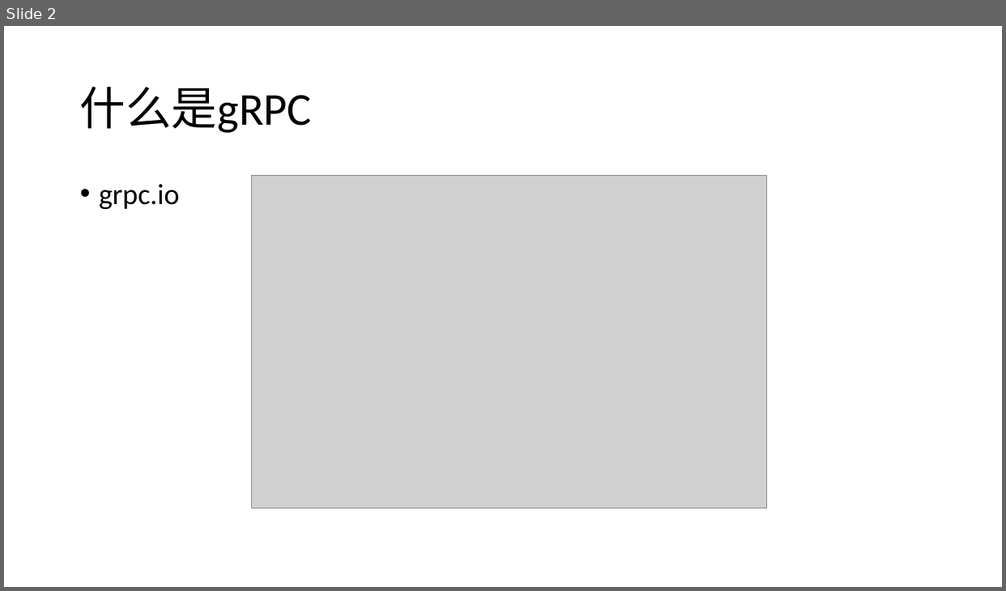
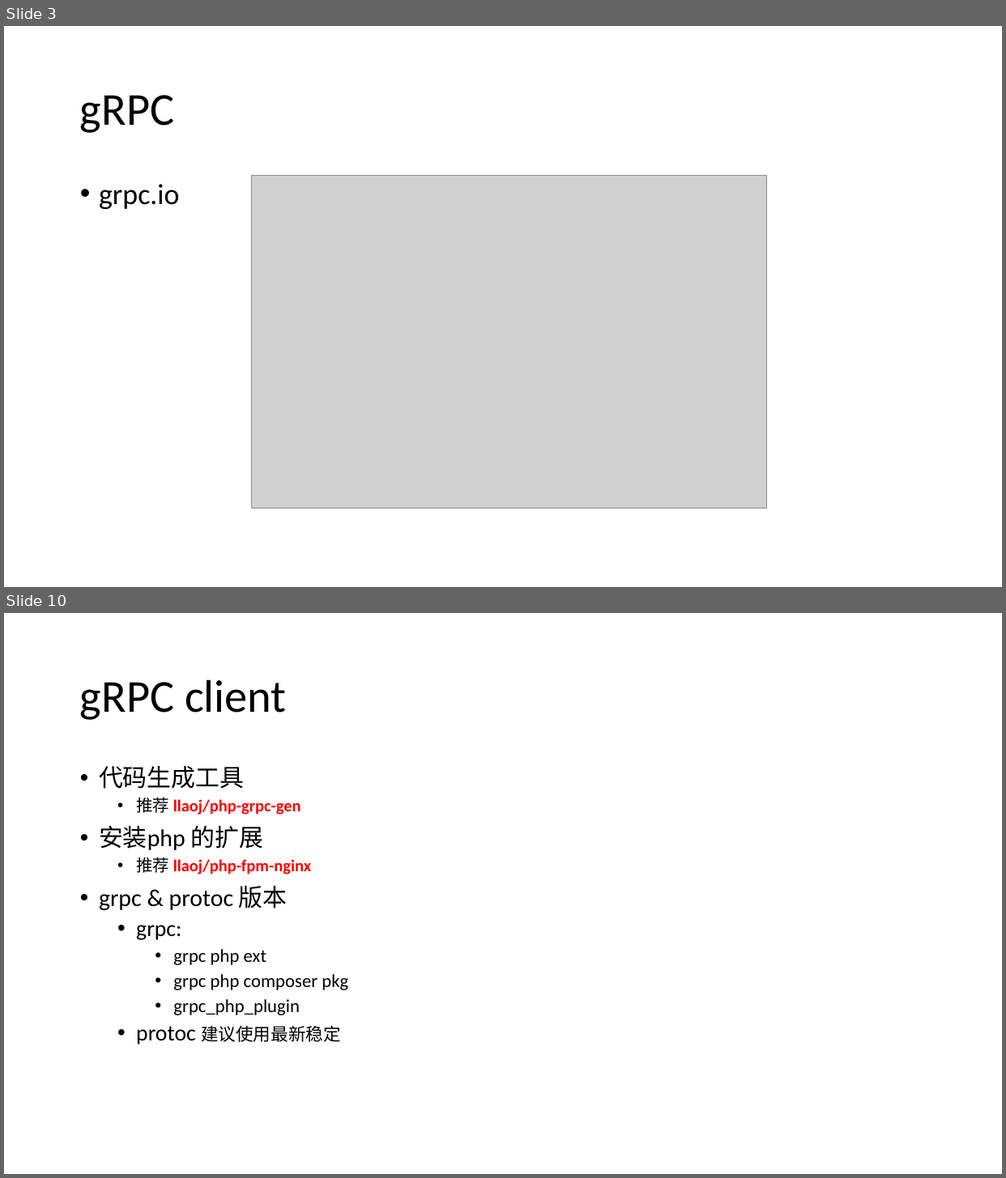
Before and after one commit to llaoj/my-share, a slide deck: grpc/index.pptx. Shown one above the other, each under a label of ours: slide 2 before the commit, slides 3 and 10 after it; the slides between them are not shown. The pictures are 1006x591 and 1006x1178 pixels, drawn with LibreOffice and Linux fonts; fonts in the diff are those of the drawing; grey boxes stand for pictures. Boxes give left, top, right and bottom in pixels: in the first picture for what was removed or moved away, otherwise in the second. Text is boxed around its words. In the diff, an @@ line names an element or a change of style, - is before the commit and + after.

```diff
--- a/grpc/index.pptx
+++ b/grpc/index.pptx
@@ slide 10 added at bbox=[4, 613, 1002, 1174], background #FFFFFF @@
@@ title added at bbox=[80, 679, 287, 720], 44 pt, text #000000 @@
+gRPC client
@@ text added at bbox=[99, 766, 348, 1045], 17.8 pt, text #000000 @@
+• 代码生成工具
+  • 推荐 llaoj/php-grpc-gen
+• 安装php 的扩展
+  • 推荐 llaoj/php-fpm-nginx
+• grpc & protoc 版本
+  • grpc:
+    • grpc php ext
+    • grpc php composer pkg
+    • grpc_php_plugin
+  • protoc 建议使用最新稳定
@@ what was slide 2 is now slide 3 @@
@@ slide 3 changed as well @@
@@ title at bbox=[80, 95, 174, 133]: text changed @@
-什么是gRPC
+gRPC
```
Also in this commit, not shown: 4 other slides changed, 5 other slides added.
